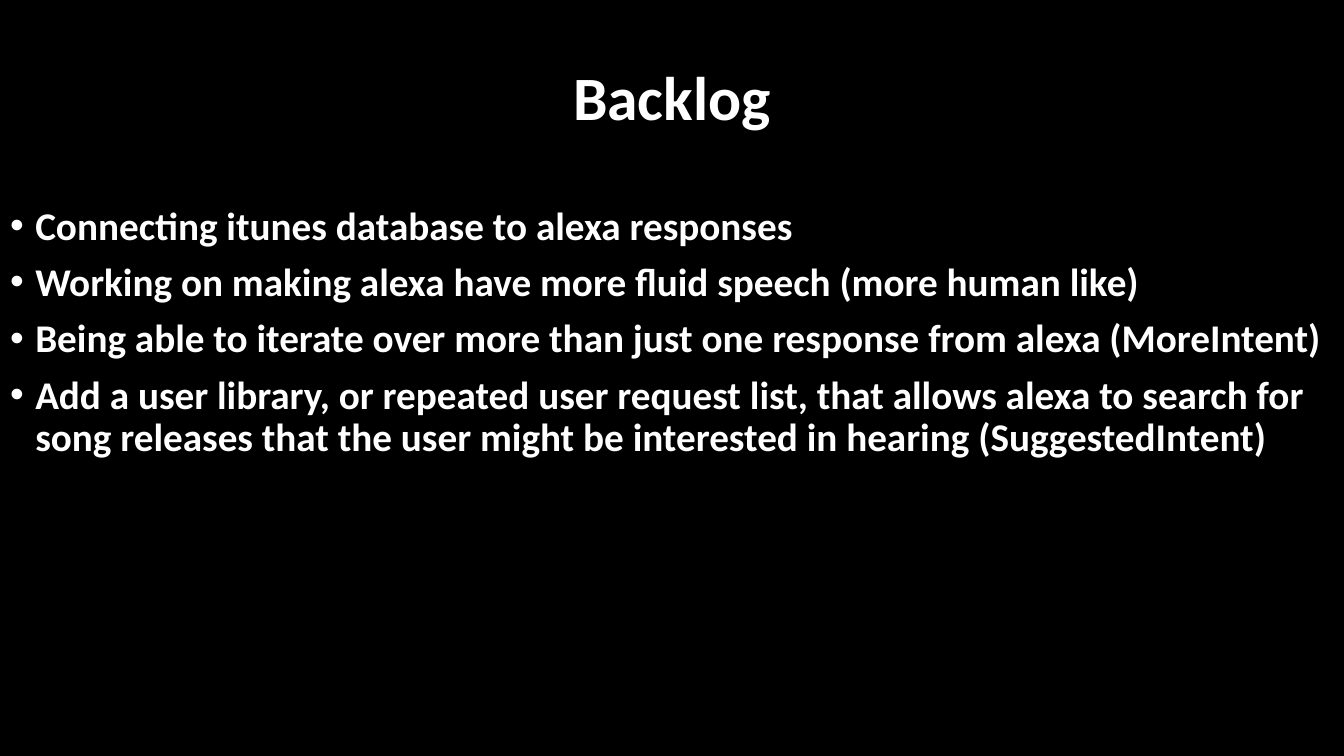
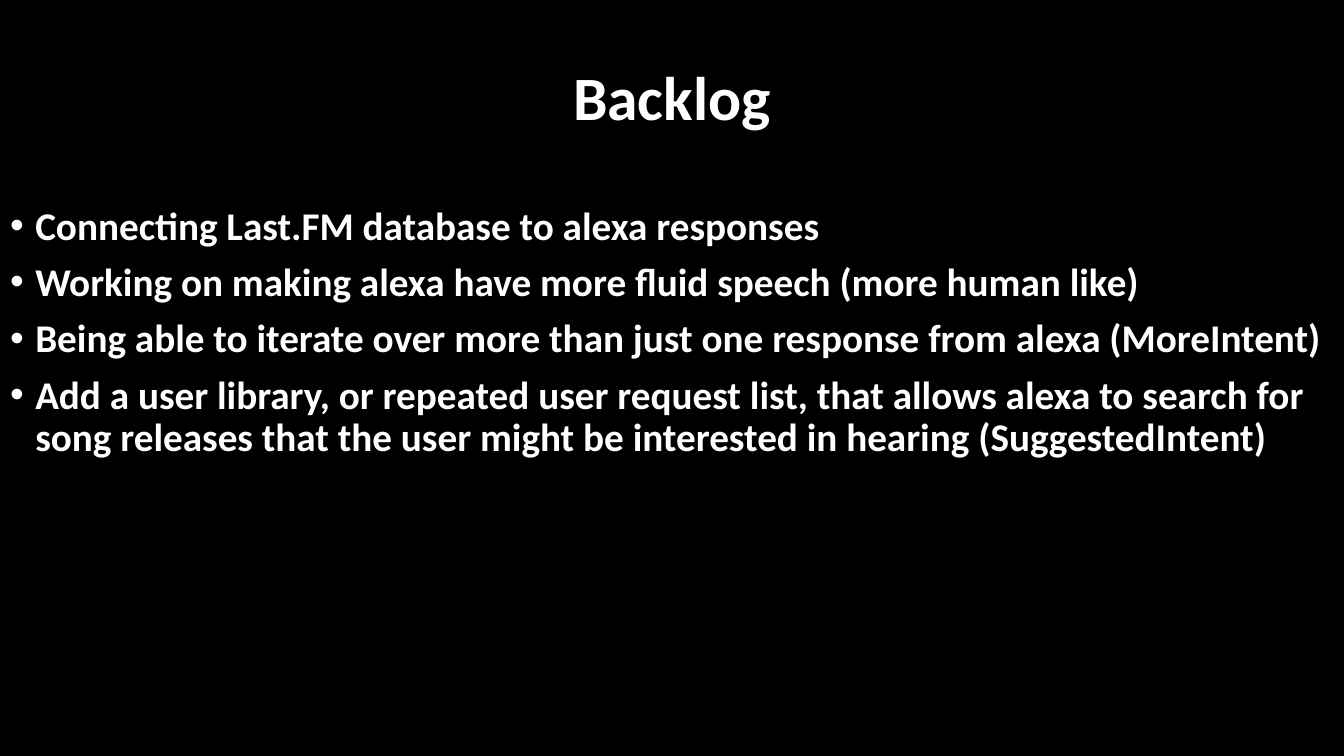
Before and after one commit to boylerft/ScumMasters, a slide deck: slide 7 of NuAudio presentation (2).pptx (slide 2 before the commit). Drawn at 1344x756 pixels with LibreOffice and Linux fonts; fonts in the diff are those of the drawing. Boxes give left, top, right and bottom in pixels: in the first picture for what was removed or moved away, otherwise in the second. Text is boxed around its words. In the diff, an @@ line names an element or a change of style, - is before the commit and + after.

```diff
--- a/NuAudio presentation (2).pptx
+++ b/NuAudio presentation (2).pptx
@@ text at (x1=35, y1=212, x2=819, y2=247): text changed @@
-• Connecting itunes database to alexa responses
+• Connecting Last.FM database to alexa responses
```
Also in this commit, not shown: 4 other slides changed.
